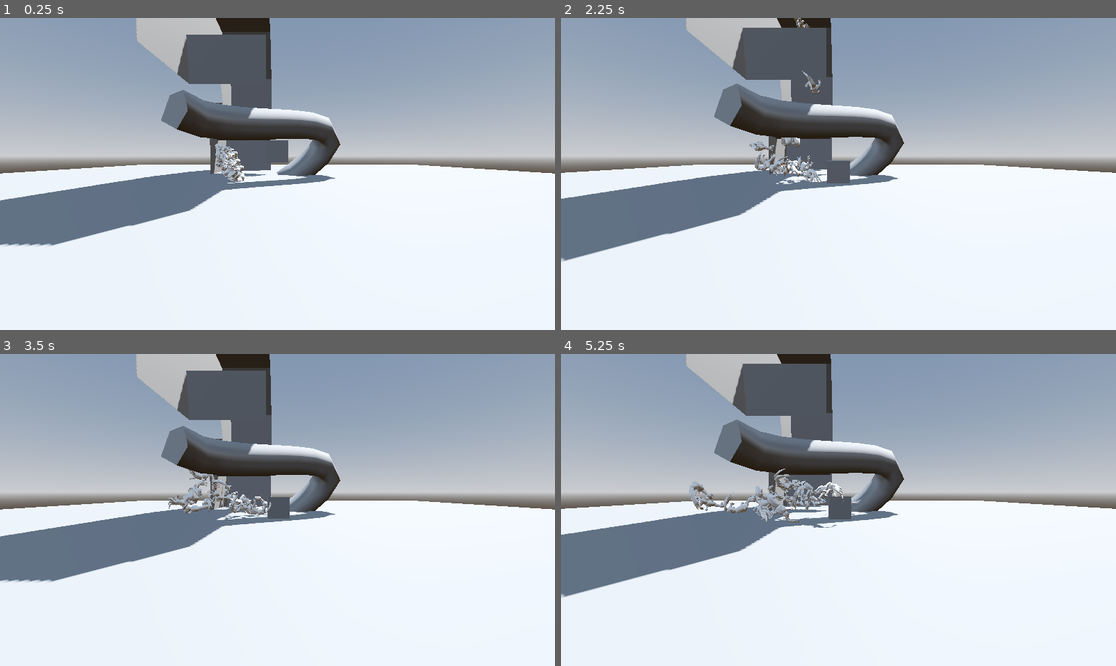
Above: before the commit, frames 1-4 (two rows, left to right).
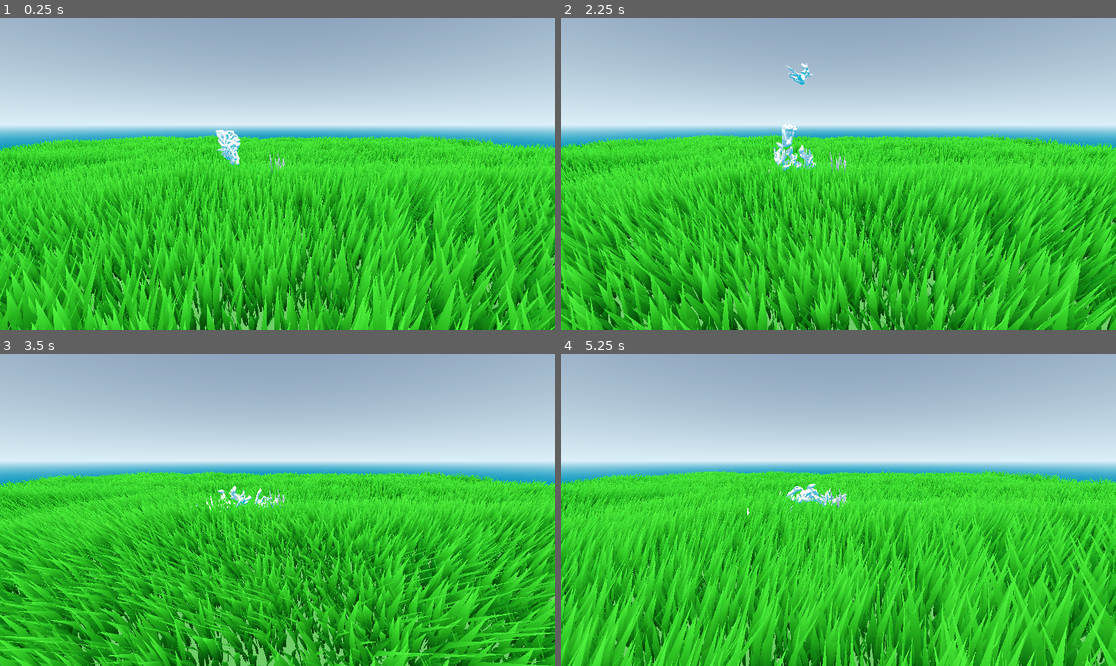
Above: after the commit, the same moments.

Repository: CE-Studio/floppingfluffs
Game: Godot game, scene res://parts/field.tscn
Two runs of this game, one before a commit and one after it. Both use one fixed random seed, a clock stepped at 60 frames per second and the inputs below. Before the commit the project starts from res://node_3d.tscn.
Inputs (mouse positions are in pixels of both pictures, inside the frame that each line leads up to):
- Up to frame 1 (0.25 s): no input
- Up to frame 2 (2.25 s): move the mouse to (960, 158) at 0.52 s; click (960, 158) at 0.6 s; move the mouse to (727, 189) at 1.27 s; click (727, 189) at 1.35 s; move the mouse to (894, 105) at 2.02 s; tap Mouse wheel up (zoom_in) at 2.1 s
- Up to frame 3 (3.5 s): click (333, 441) at 2.3 s; move the mouse to (249, 572) at 2.77 s; tap Mouse wheel down (zoom_out) at 2.85 s; click (249, 572) at 3.05 s
- Up to frame 4 (5.25 s): move the mouse to (1005, 556) at 3.52 s; click (1005, 556) at 3.6 s; move the mouse to (672, 463) at 4.27 s; click (672, 463) at 4.35 s; move the mouse to (866, 510) at 5.02 s; tap Mouse wheel up (zoom_in) at 5.1 s

The runs differ from the first frame. In frame 1, 92% of the frame differs, in the area x 0-100%, y 0-100%; in frame 2, 92%; in frame 3, 92%; in frame 4, 92%.

Commit message:
a

Diff:
--- a/models/kerfbody.gd
+++ b/models/kerfbody.gd
@@ -4,6 +4,10 @@
 @export var heads := 1:
 	set(value):
 		heads = value
+		_upd()
+@export var arms := 1:
+	set(value):
+		arms = value
 		_upd()
 
 
@@ -34,3 +38,9 @@
 			$Armature/Skeleton3D/BoneAttachment3D/heads/head3/kerfhead.enable()
 			$Armature/Skeleton3D/BoneAttachment3D/heads/head3/kerfhead2.enable()
 			$Armature/Skeleton3D/BoneAttachment3D/heads/head3/kerfhead3.enable()
+	if arms > 1:
+		$Armature/Skeleton3D/BoneAttachment3D/arms/kerfarml2.show()
+		$Armature/Skeleton3D/BoneAttachment3D/arms/kerfarmr2.show()
+	else:
+		$Armature/Skeleton3D/BoneAttachment3D/arms/kerfarml2.hide()
+		$Armature/Skeleton3D/BoneAttachment3D/arms/kerfarmr2.hide()
--- a/models/kerfhead.gd
+++ b/models/kerfhead.gd
@@ -1,5 +1,12 @@
 class_name KerfHead
 extends Node3D
+
+
+const NT = [
+	preload("res://textures/decals/nostril1.png"),
+	preload("res://textures/decals/nostril2.png"),
+	preload("res://textures/decals/nostril3.png")
+]
 
 
 @export var ears:int = 2:
@@ -9,6 +16,10 @@
 @export var eyes:int = 1:
 	set(value):
 		eyes = value
+		_upd()
+@export var nostrils:int = 1:
+	set(value):
+		nostrils = value
 		_upd()
 
 func _ready() -> void:
@@ -37,6 +48,7 @@
 			$Armature_002/Skeleton3D/BoneAttachment3D/earsl/ear2l.show()
 			$Armature_002/Skeleton3D/BoneAttachment3D/earsr/ear2r.show()
 	$AnimationPlayer2.play("blink" + str(eyes))
+	$Armature_002/Skeleton3D/BoneAttachment3D/nostrils.texture_albedo = NT[nostrils - 1]
 
 
 func speak():
--- a/models/kerfhead.tscn
+++ b/models/kerfhead.tscn
@@ -12,6 +12,21 @@
 [ext_resource type="Texture2D" uid="uid://ct5e72d0f8w4f" path="res://textures/decals/eyeblink2.png" id="10_dgkxw"]
 [ext_resource type="Texture2D" uid="uid://wmfcxc7pb8xw" path="res://textures/decals/eye2.png" id="11_nsdbv"]
 
+[sub_resource type="Animation" id="Animation_huidm"]
+length = 0.001
+tracks/0/type = "value"
+tracks/0/imported = false
+tracks/0/enabled = true
+tracks/0/path = NodePath("Armature_002/Skeleton3D/BoneAttachment3D/mouth:texture_albedo")
+tracks/0/interp = 1
+tracks/0/loop_wrap = true
+tracks/0/keys = {
+"times": PackedFloat32Array(0),
+"transitions": PackedFloat32Array(1),
+"update": 1,
+"values": [ExtResource("7_mme5b")]
+}
+
 [sub_resource type="Animation" id="Animation_oy3uj"]
 resource_name = "speak"
 length = 0.5
@@ -26,27 +41,27 @@
 "transitions": PackedFloat32Array(1, 1),
 "update": 1,
 "values": [ExtResource("8_mme5b"), ExtResource("7_mme5b")]
-}
-
-[sub_resource type="Animation" id="Animation_huidm"]
-length = 0.001
-tracks/0/type = "value"
-tracks/0/imported = false
-tracks/0/enabled = true
-tracks/0/path = NodePath("Armature_002/Skeleton3D/BoneAttachment3D/mouth:texture_albedo")
-tracks/0/interp = 1
-tracks/0/loop_wrap = true
-tracks/0/keys = {
-"times": PackedFloat32Array(0),
-"transitions": PackedFloat32Array(1),
-"update": 1,
-"values": [ExtResource("7_mme5b")]
 }
 
 [sub_resource type="AnimationLibrary" id="AnimationLibrary_dgkxw"]
 _data = {
 &"RESET": SubResource("Animation_huidm"),
 &"speak": SubResource("Animation_oy3uj")
+}
+
+[sub_resource type="Animation" id="Animation_nsdbv"]
+length = 0.001
+tracks/0/type = "value"
+tracks/0/imported = false
+tracks/0/enabled = true
+tracks/0/path = NodePath("Armature_002/Skeleton3D/BoneAttachment3D/eyes:texture_albedo")
+tracks/0/interp = 1
+tracks/0/loop_wrap = true
+tracks/0/keys = {
+"times": PackedFloat32Array(0),
+"transitions": PackedFloat32Array(1),
+"update": 1,
+"values": [ExtResource("5_kfeb6")]
 }
 
 [sub_resource type="Animation" id="Animation_dgkxw"]
@@ -77,21 +92,6 @@
 "args": [],
 "method": &"_random_blink"
 }]
-}
-
-[sub_resource type="Animation" id="Animation_nsdbv"]
-length = 0.001
-tracks/0/type = "value"
-tracks/0/imported = false
-tracks/0/enabled = true
-tracks/0/path = NodePath("Armature_002/Skeleton3D/BoneAttachment3D/eyes:texture_albedo")
-tracks/0/interp = 1
-tracks/0/loop_wrap = true
-tracks/0/keys = {
-"times": PackedFloat32Array(0),
-"transitions": PackedFloat32Array(1),
-"update": 1,
-"values": [ExtResource("5_kfeb6")]
 }
 
 [sub_resource type="Animation" id="Animation_7jdp0"]
--- /dev/null
+++ b/models/kerfpelvis.gd
@@ -0,0 +1,34 @@
+class_name KerfPelvis
+extends Node3D
+
+
+@export var tails := 2:
+	set(value):
+		tails = value
+		_upd()
+@export var legs := 1:
+	set(value):
+		legs = value
+		_upd()
+
+
+func _upd() -> void:
+	if legs > 1:
+		$Armature_003/Skeleton3D/BoneAttachment3D/legs/kerflegl2.show()
+		$Armature_003/Skeleton3D/BoneAttachment3D/legs/kerflegr2.show()
+	else:
+		$Armature_003/Skeleton3D/BoneAttachment3D/legs/kerflegl2.hide()
+		$Armature_003/Skeleton3D/BoneAttachment3D/legs/kerflegr2.hide()
+	match tails:
+		1:
+			$Armature_003/Skeleton3D/BoneAttachment3D/tails/kerftail.show()
+			$Armature_003/Skeleton3D/BoneAttachment3D/tails/kerftail2.hide()
+			$Armature_003/Skeleton3D/BoneAttachment3D/tails/kerftail3.hide()
+		2:
+			$Armature_003/Skeleton3D/BoneAttachment3D/tails/kerftail.hide()
+			$Armature_003/Skeleton3D/BoneAttachment3D/tails/kerftail2.show()
+			$Armature_003/Skeleton3D/BoneAttachment3D/tails/kerftail3.show()
+		3:
+			$Armature_003/Skeleton3D/BoneAttachment3D/tails/kerftail.show()
+			$Armature_003/Skeleton3D/BoneAttachment3D/tails/kerftail2.show()
+			$Armature_003/Skeleton3D/BoneAttachment3D/tails/kerftail3.show()
--- a/models/kerfpelvis.tscn
+++ b/models/kerfpelvis.tscn
@@ -1,10 +1,12 @@
-[gd_scene load_steps=4 format=3 uid="uid://bgsmpeum0ua8l"]
+[gd_scene load_steps=5 format=3 uid="uid://bgsmpeum0ua8l"]
 
 [ext_resource type="PackedScene" uid="uid://bdqyuublq27bk" path="res://models/kerfpelvis.glb" id="1_pahwj"]
+[ext_resource type="Script" uid="uid://cmbf5pbx5jgvj" path="res://models/kerfpelvis.gd" id="2_cgna0"]
 [ext_resource type="PackedScene" uid="uid://1rtcfgymrgb8" path="res://models/kerftail.tscn" id="2_jdpmd"]
 [ext_resource type="PackedScene" uid="uid://7fyqvutsa80k" path="res://models/kerfleg.tscn" id="3_dq1u3"]
 
 [node name="kerfpelvis" instance=ExtResource("1_pahwj")]
+script = ExtResource("2_cgna0")
 
 [node name="Vert_001" parent="Armature_003/Skeleton3D" index="0"]
 layers = 3
--- a/parts/kerf.tscn
+++ b/parts/kerf.tscn
@@ -39,9 +39,6 @@
 [node name="kerfpelvis" parent="." instance=ExtResource("3_yvu7o")]
 transform = Transform3D(1, 0, 0, 0, 1, 0, 0, 0, 1, 0, 0.0131068, 0.0538832)
 
-[node name="BoneAttachment3D" parent="kerfpelvis/Armature_003/Skeleton3D" index="2"]
-transform = Transform3D(1, -4.12393e-18, 4.44051e-16, 4.44051e-16, 0.0185725, -0.999827, -4.12393e-18, 0.999827, 0.0185725, 0, 0.00162143, 0)
-
 [node name="CollisionShape3D" type="CollisionShape3D" parent="."]
 transform = Transform3D(1, 0, 0, 0, -4.37114e-08, -1, 0, 1, -4.37114e-08, 0, 0.00291263, -0.0972004)
 shape = SubResource("CapsuleShape3D_gf8oa")
@@ -61,7 +58,6 @@
 autostart = true
 
 [connection signal="timeout" from="Timer" to="." method="_on_timer_timeout"]
-[connection signal="timeout" from="Timer" to="AudioStreamPlayer3D" method="play"]
 
 [editable path="kerfbody"]
 [editable path="kerfpelvis"]
--- a/parts/kerfzel.gd
+++ b/parts/kerfzel.gd
@@ -20,7 +20,10 @@
 
 @export var mat:Material = StandardMaterial3D.new()
 @export var fur_pattern:FurPattern = FurPattern.NONE
-@export_range(1, 2) var eyes:int = 1
+@export_range(1, 2) var eyes:int = 1:
+	set(val):
+		eyes = val
+		_upd()
 @export_range(1, 3) var ears:int = 2
 @export_range(1, 3) var tails:int = 2
 @export_range(1, 3) var heads:int = 1
@@ -42,6 +45,21 @@
 func _ready() -> void:
 	$AudioStreamPlayer3D.pitch_scale = 1.2
 	_recur_mat(self)
+	$kerfbody.heads = randi_range(1, 3)
+	$kerfbody.arms = randi_range(1, 2)
+	$kerfpelvis.legs = randi_range(1, 2)
+	$kerfpelvis.tails = randi_range(2, 3)
+	nostrils = randi_range(1, 3)
+	ears = randi_range(1, 3)
+	eyes = randi_range(1, 2)
+
+
+func _upd() -> void:
+	scale = Vector3.ONE * size
+	for i in headobjs:
+		i.eyes = eyes
+		i.ears = ears
+		i.nostrils = nostrils
 
 
 func _recur_mat(n:Node) -> void:
@@ -67,6 +85,7 @@
 
 
 func _on_timer_timeout() -> void:
+	$AudioStreamPlayer3D.play()
 	apply_central_impulse(Vector3.UP * 3)
 	for i in headobjs:
 		i.speak()
--- a/player_camera.gd
+++ b/player_camera.gd
@@ -98,6 +98,8 @@
 	if result and result.has("collider") and result["collider"] is RigidBody3D:
 		grabbed_object = result["collider"]
 		grab_distance_dynamic = (result["position"] - origin).length()
+	if grabbed_object is Kerfzel:
+		grabbed_object._on_timer_timeout()
 
 
 func get_ray() -> Dictionary[StringName, Vector3]:
--- a/project.godot
+++ b/project.godot
@@ -11,7 +11,7 @@
 [application]
 
 config/name="Flopping Fluffs"
-run/main_scene="uid://bnrn1swk3ml1e"
+run/main_scene="uid://cby4bemgbl7fu"
 config/features=PackedStringArray("4.4", "Forward Plus")
 config/icon="res://icon.svg"
 
Not shown, added: models/kerfpelvis.gd.uid
